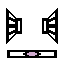
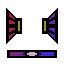
Two versions of the same layered image (64px x 64px). Layer-by-layer changes:
painted on "New Layer" over [18, 21, 46, 31]
added layer "New Layer#2" (luminosity) above "Pasted Layer#3" over [9, 13, 55, 56]
